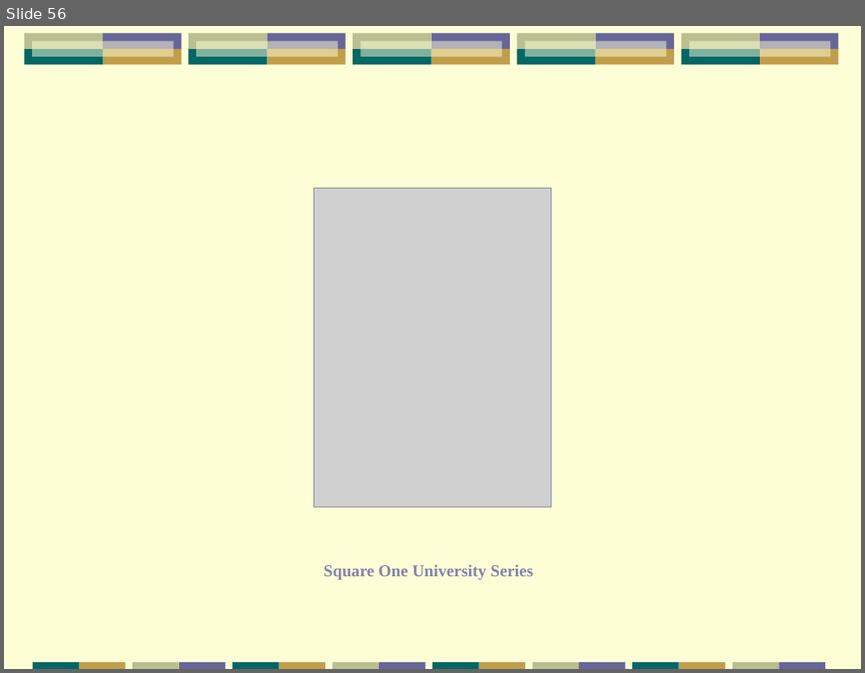
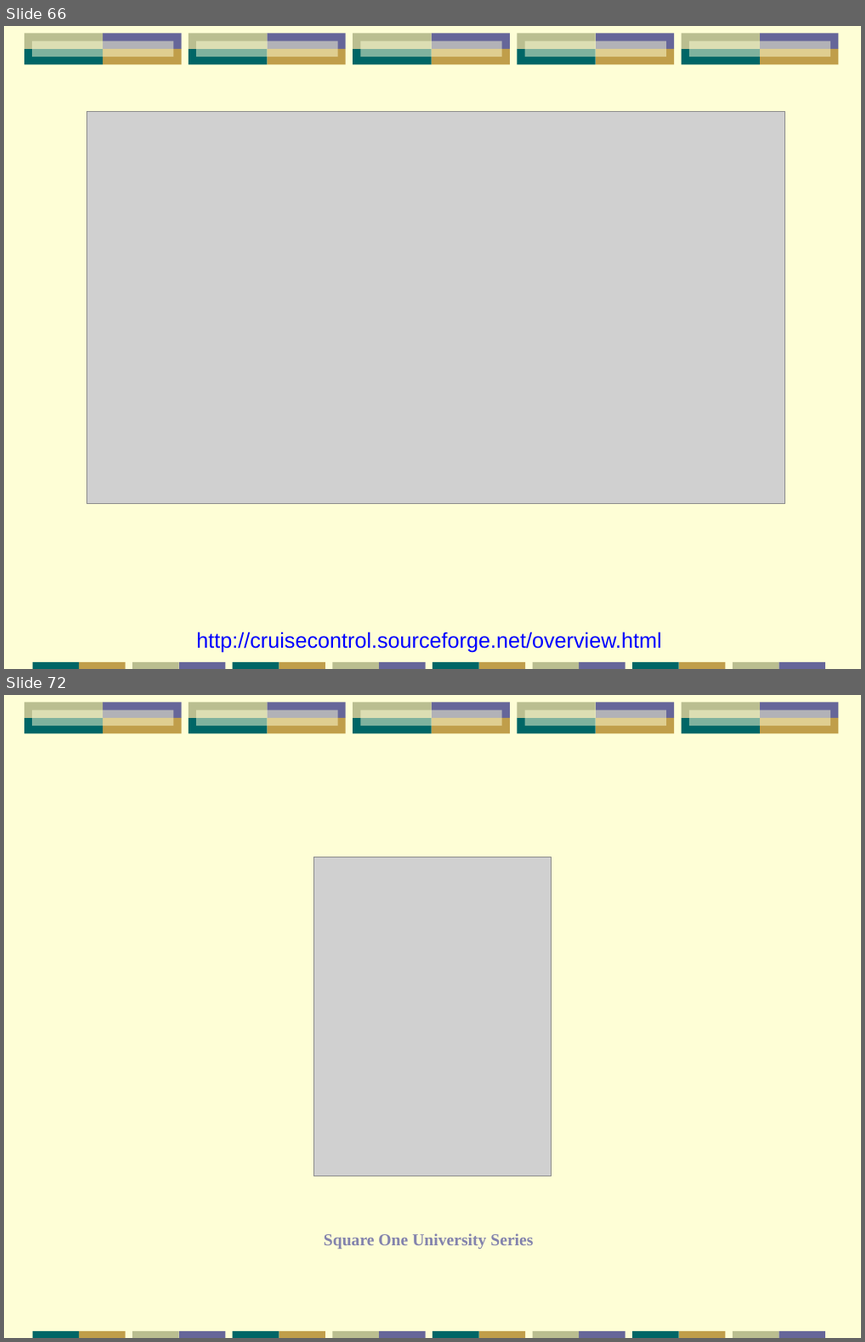
Before and after one commit to papuapost/yazaar, a slide deck: articles/testing-tools/testing-tools.odp. Shown one above the other, each under a label of ours: slide 56 before the commit, slides 66 and 72 after it; the slides between them are not shown. The pictures are 865x673 and 865x1342 pixels, drawn with LibreOffice and Linux fonts; fonts in the diff are those of the drawing; grey boxes stand for pictures. Boxes give left, top, right and bottom in pixels: in the first picture for what was removed or moved away, otherwise in the second. Text is boxed around its words. In the diff, an @@ line names an element or a change of style, - is before the commit and + after.

```diff
--- a/articles/testing-tools/testing-tools.odp
+++ b/articles/testing-tools/testing-tools.odp
@@ slide 66 added at (4,26,861,669), background #FEFED6; not listed: 41 template elements that a slide beside it also shows @@
@@ picture added at (87,112,785,503) @@
@@ text added at (196,631,661,652), 18 pt, text #0000FF @@
+http://cruisecontrol.sourceforge.net/overview.html
@@ what was slide 56 is now slide 72 @@
```
Also in this commit, not shown: 15 slides changed, 30 other slides added, 15 slides removed.
